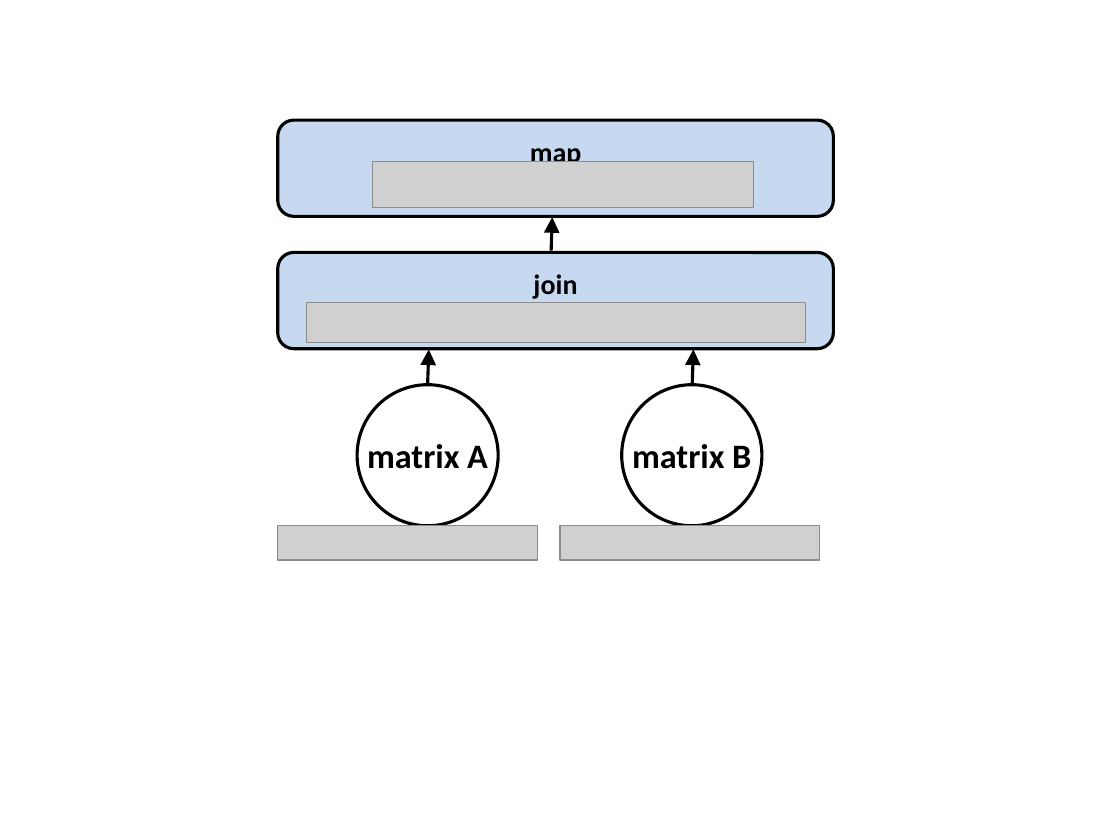
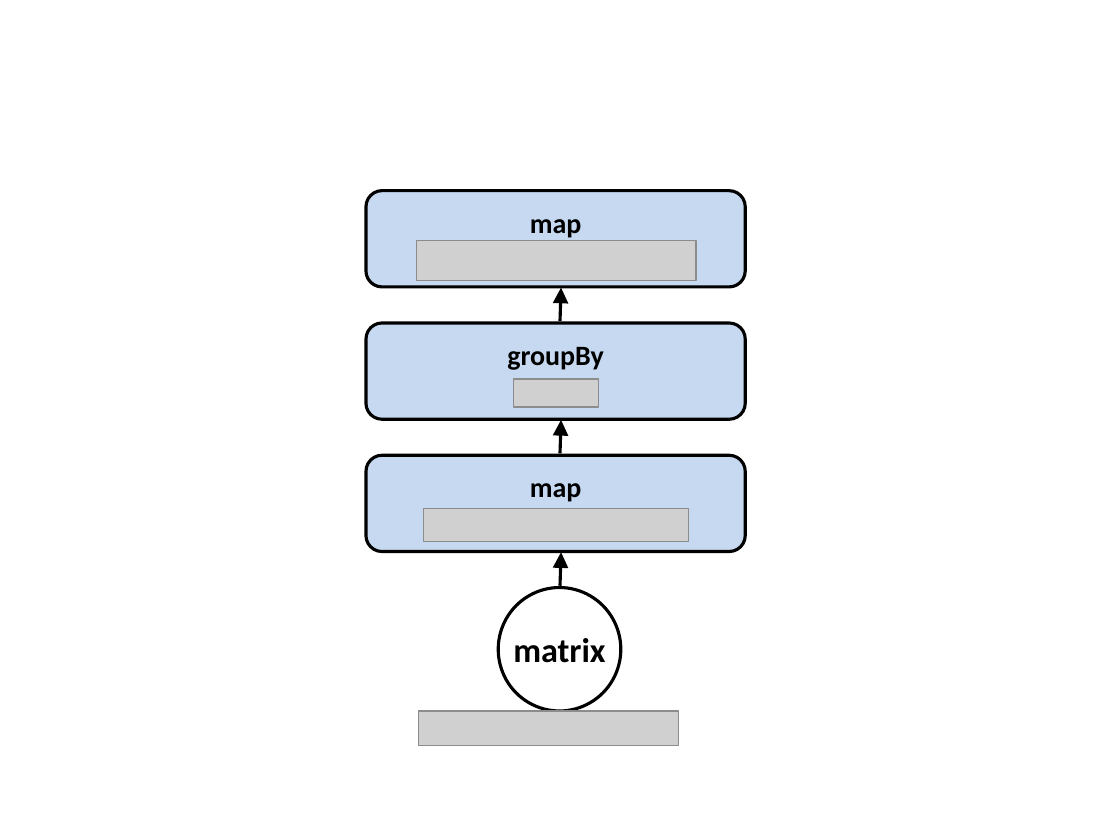
Before and after one commit to tillrohrmann/masterthesis, a slide deck: slide 1 of gilbert/images/maximumVectorwiseTransformation.pptx. Drawn at 1120x840 pixels with LibreOffice and Linux fonts; fonts in the diff are those of the drawing; grey boxes stand for pictures. Boxes give left, top, right and bottom in pixels: in the first picture for what was removed or moved away, otherwise in the second. Text is boxed around its words. In the diff, an @@ line names an element or a change of style, - is before the commit and + after.

```diff
--- a/gilbert/images/maximumVectorwiseTransformation.pptx
+++ b/gilbert/images/maximumVectorwiseTransformation.pptx
@@ picture removed at (x1=372, y1=161, x2=753, y2=208) @@
@@ rounded rectangle "map" resized from (x1=278, y1=120, x2=833, y2=216) to (x1=366, y1=190, x2=746, y2=287) @@
@@ rounded rectangle removed at (x1=278, y1=252, x2=833, y2=348) @@
-join
@@ picture added at (x1=417, y1=241, x2=697, y2=281) @@
@@ arrow moved from (551, 251) - (552, 217) to (560, 321) - (561, 288) @@
@@ picture removed at (x1=307, y1=302, x2=806, y2=343) @@
@@ rounded rectangle added at (x1=366, y1=323, x2=746, y2=419), fill #C6D9F1, outline #000000 2 pt, 18 pt, text #000000, bold @@
+groupBy
@@ picture added at (x1=513, y1=379, x2=598, y2=407) @@
@@ ellipse removed at (x1=622, y1=385, x2=762, y2=526) @@
-matrix B
@@ arrow moved from (692, 383) - (693, 349) to (560, 454) - (561, 420) @@
@@ rounded rectangle added at (x1=366, y1=455, x2=746, y2=551), fill #C6D9F1, outline #000000 2 pt, 18 pt, text #000000, bold @@
+map
@@ picture added at (x1=423, y1=508, x2=688, y2=541) @@
@@ picture removed at (x1=278, y1=525, x2=538, y2=560) @@
@@ picture removed at (x1=560, y1=525, x2=820, y2=560) @@
@@ arrow moved from (428, 383) - (429, 349) to (560, 586) - (561, 552) @@
@@ ellipse "matrix" resized from (x1=357, y1=385, x2=498, y2=526) to (x1=498, y1=588, x2=620, y2=711) @@
@@ text in ellipse at (x1=513, y1=638, x2=605, y2=663): text changed @@
-matrix A
+matrix
@@ picture added at (x1=419, y1=711, x2=679, y2=746) @@
```
Also in this commit, not shown: 34 other files.
